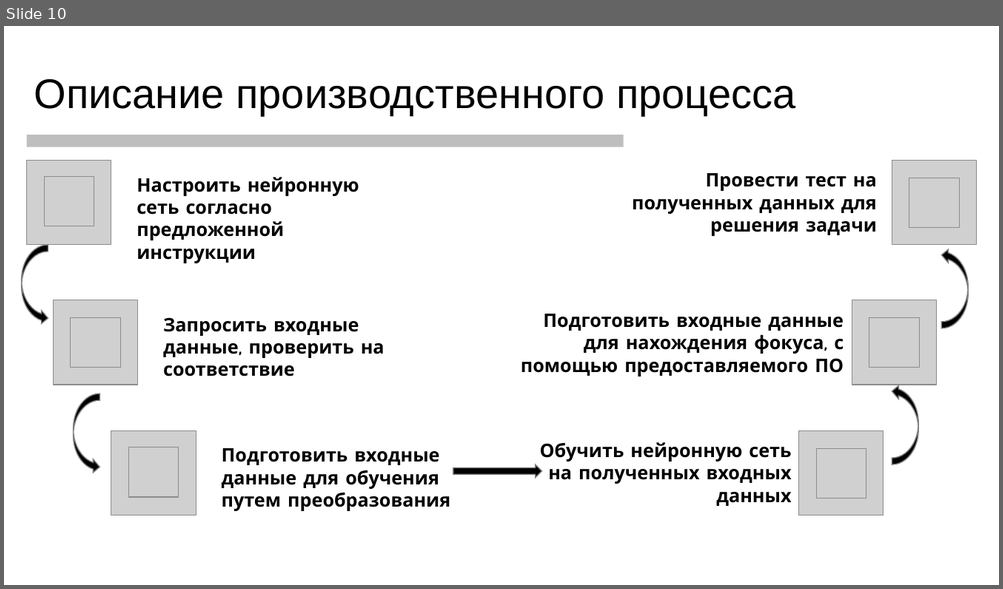
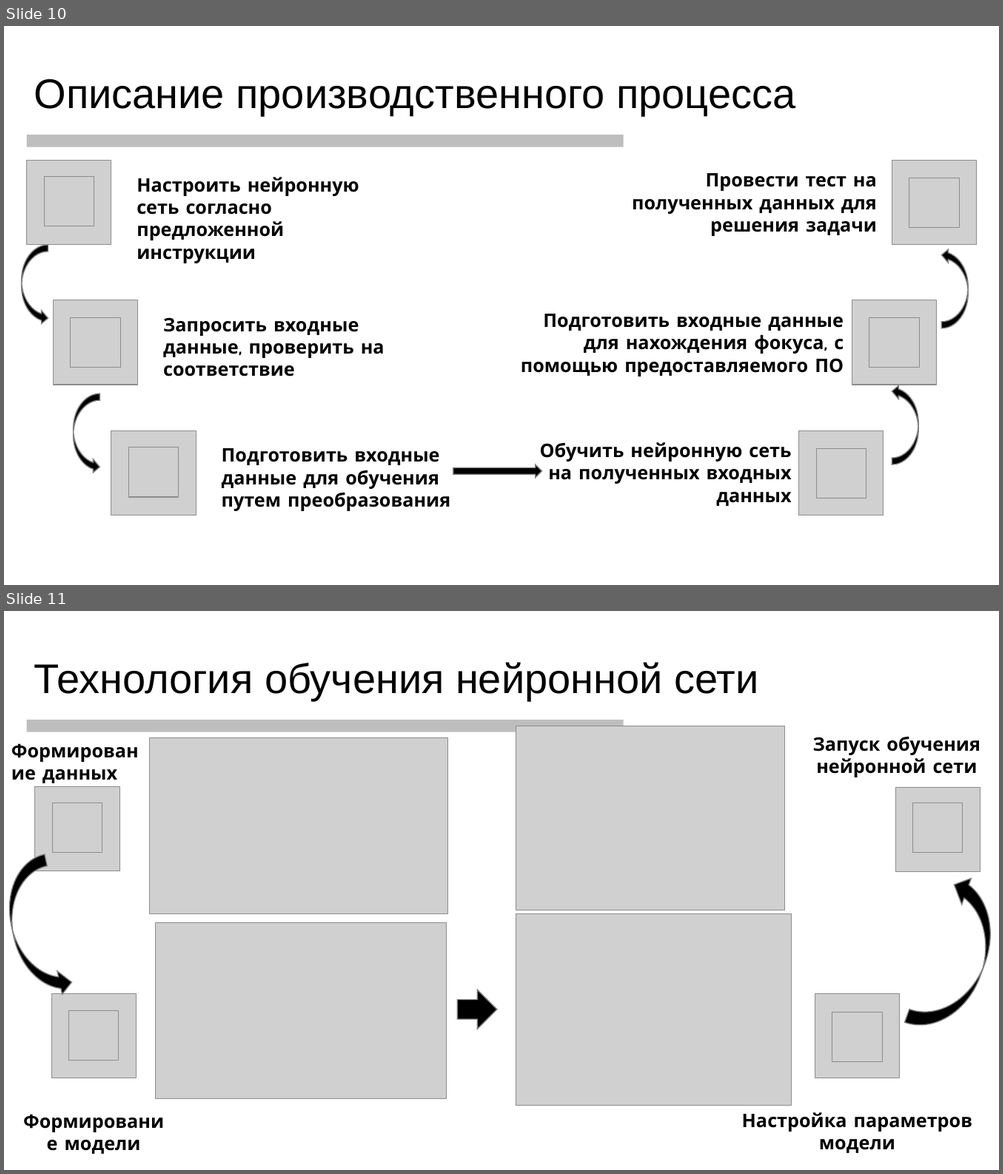
Before and after one commit to pooh2014/ARTIFICIAL-INTELLIGENCE, a slide deck: Documents/Презентация отчет.pptx. Shown one above the other, each under a label of ours: slide 10 before the commit, slides 10 and 11 after it. The pictures are 1003x589 and 1003x1174 pixels, drawn with LibreOffice and Linux fonts; fonts in the diff are those of the drawing; grey boxes stand for pictures; background and template pictures are left out. Boxes give left, top, right and bottom in pixels: in the first picture for what was removed or moved away, otherwise in the second. Text is boxed around its words. In the diff, an @@ line names an element or a change of style, - is before the commit and + after.

```diff
--- a/Documents/Презентация отчет.pptx
+++ b/Documents/Презентация отчет.pptx
@@ slide 11 added at [4,611,999,1170], background picture (left out) @@
@@ text added at [34,662,758,701], 40 pt, text #000000 @@
+Технология обучения нейронной сети
@@ line added from (26, 726) to (623, 726), #808080 12 pt @@
@@ picture added at [150,738,448,914] @@
@@ picture added at [516,726,785,910] @@
@@ text added at [813,736,980,777], 18 pt, text #000000, bold @@
+Запуск обучения нейронной сети
@@ picture added at [35,787,119,871] @@
@@ text added at [42,769,117,783], 18 pt, text #000000, bold @@
+Формирование данных
@@ picture added at [896,787,980,871] @@
@@ picture added at [53,803,102,854] @@
@@ picture added at [913,803,963,854] @@
@@ curved right arrow added at [4,854,74,1004], fill #000000, outline #808080 1 pt @@
@@ curved right arrow added at [905,872,999,1042], fill #000000, outline #808080 1 pt @@
@@ picture added at [516,914,791,1105] @@
@@ picture added at [156,923,447,1099] @@
@@ picture added at [52,994,136,1078] @@
@@ right arrow added at [458,990,497,1029], fill #000000, outline #808080 1 pt @@
@@ picture added at [815,994,899,1078] @@
@@ picture added at [69,1011,119,1061] @@
@@ picture added at [832,1012,882,1062] @@
@@ text added at [742,1113,972,1153], 18 pt, text #000000, bold @@
+Настройка параметров модели
@@ text added at [65,1140,141,1154], 18 pt, text #000000, bold @@
+Формирование модели
```
Also in this commit, not shown: 3 slides changed, 1 other slide added, 1 slide removed.
